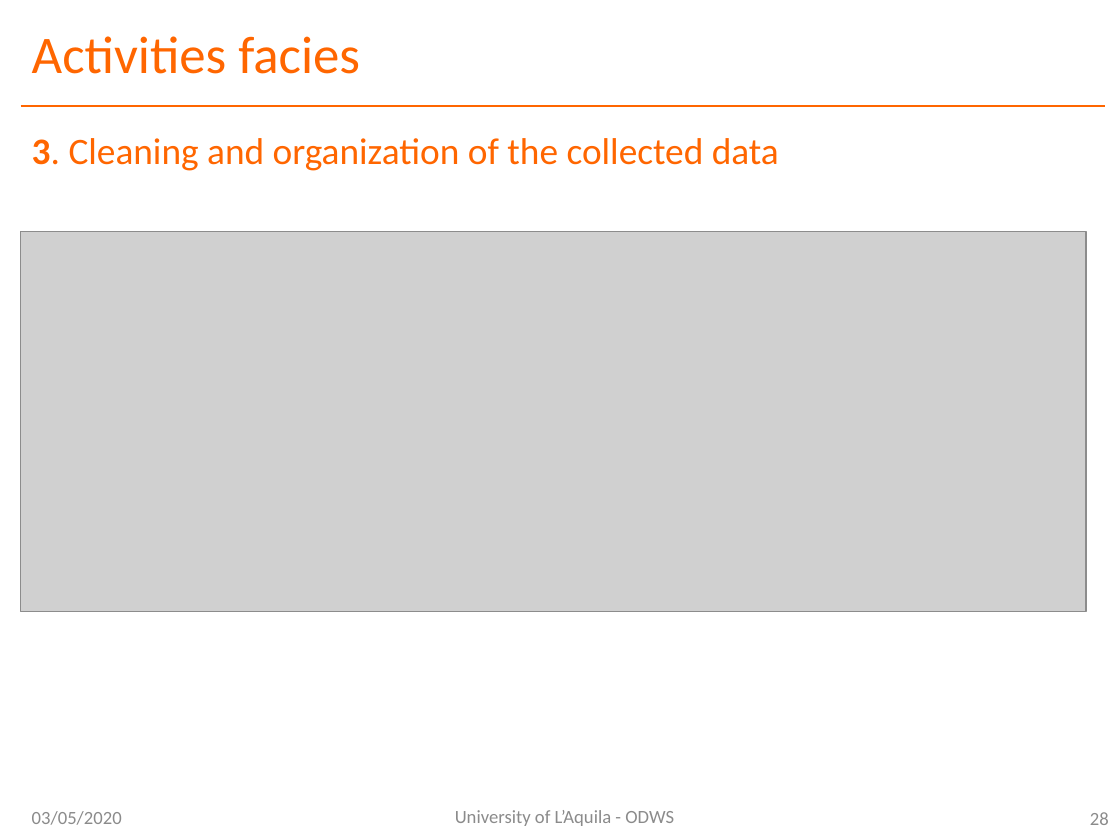
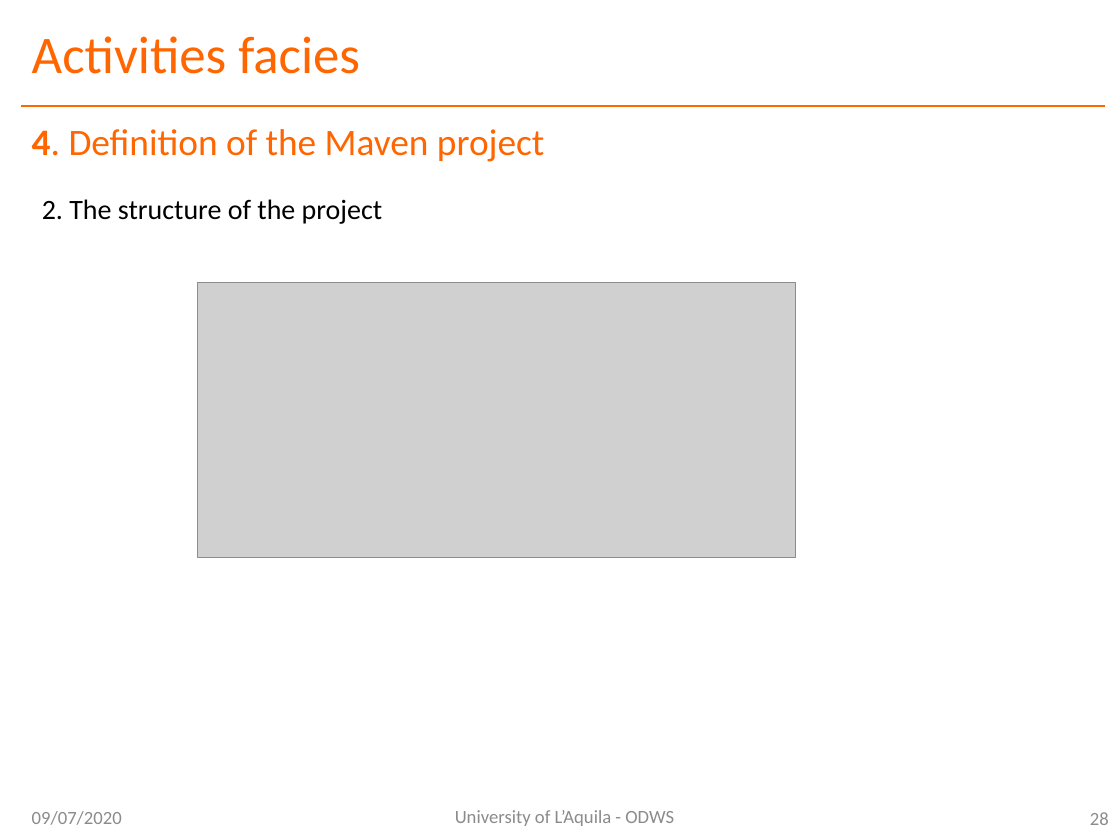
Before and after one commit to ODWSUni/ODWS, a slide deck: slide 28 of PRESENTAZIONE ODWS.pptx. Drawn at 1120x840 pixels with LibreOffice and Linux fonts; fonts in the diff are those of the drawing; grey boxes stand for pictures. Boxes give left, top, right and bottom in pixels: in the first picture for what was removed or moved away, otherwise in the second. Text is boxed around its words. In the diff, an @@ line names an element or a change of style, - is before the commit and + after.

```diff
--- a/PRESENTAZIONE ODWS.pptx
+++ b/PRESENTAZIONE ODWS.pptx
@@ text at (32, 129, 544, 162): text changed @@
-3. Cleaning and organization of the collected data
+4. Definition of the Maven project
@@ text added at (42, 199, 383, 224), 18 pt, text #000000 @@
+2. The structure of the project
@@ picture removed at (20, 232, 1085, 612) @@
@@ picture added at (197, 282, 795, 557) @@
@@ text at (32, 811, 122, 825): text changed @@
-03/05/2020
+09/07/2020
```
Also in this commit, not shown: 29 other slides changed, 24 slides added.
